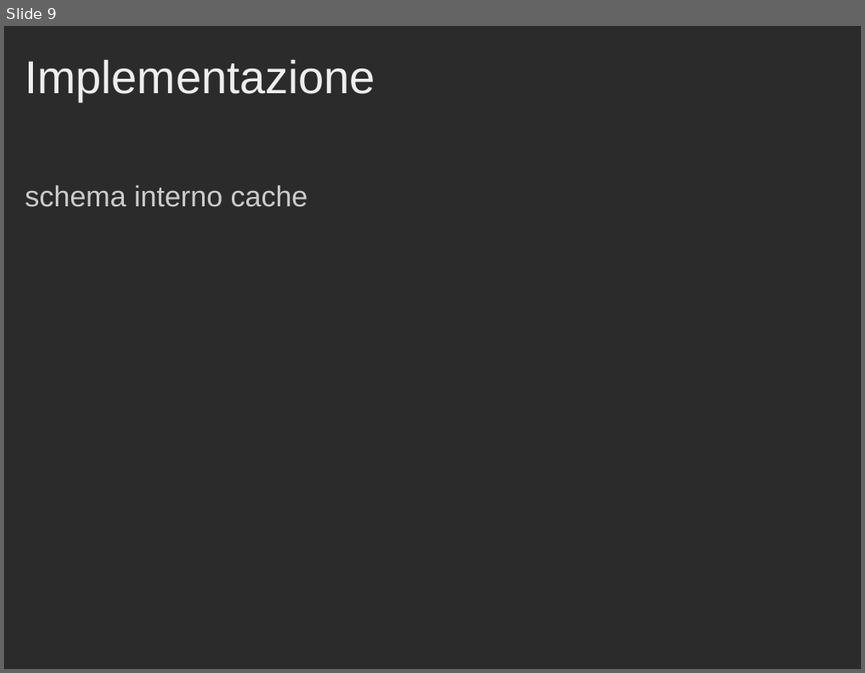
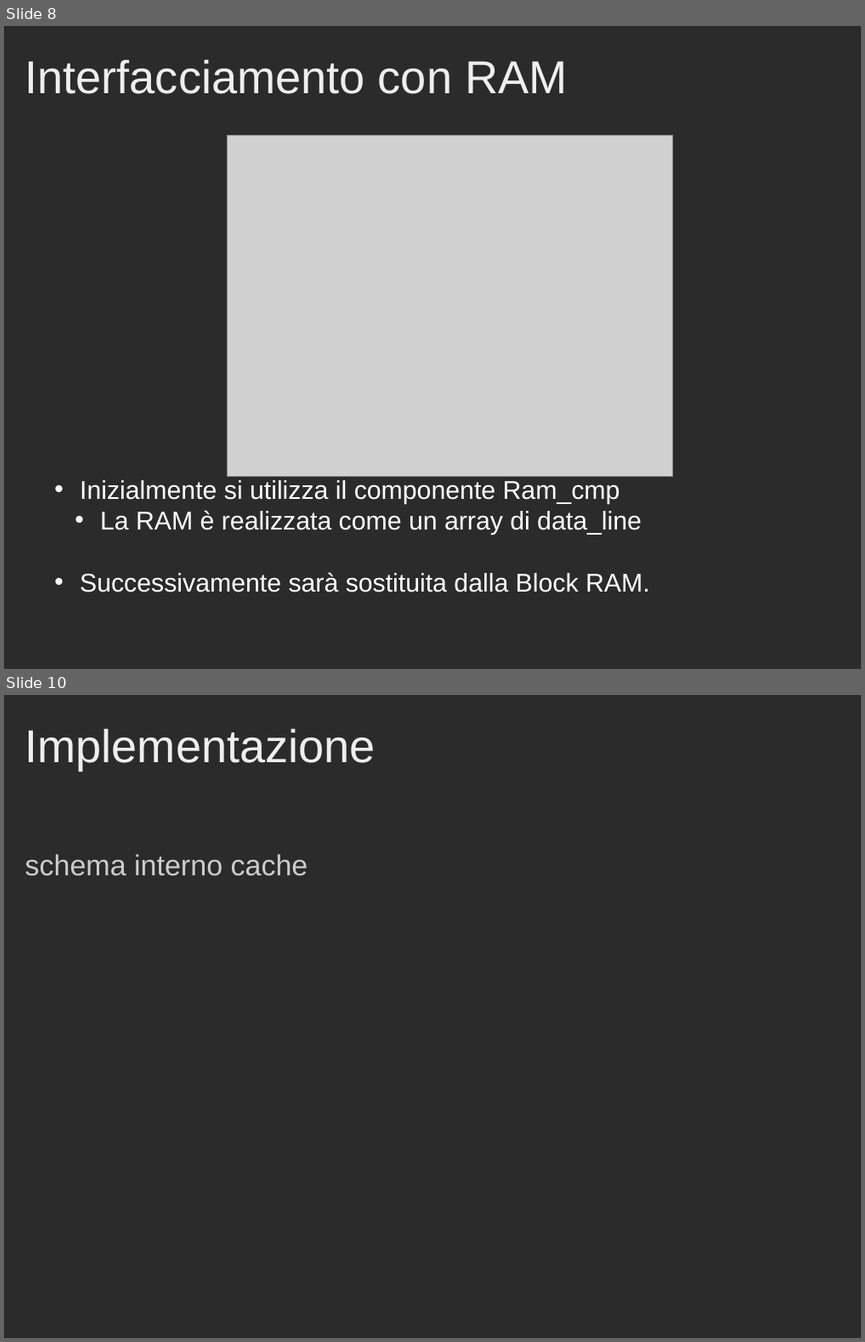
Before and after one commit to Muffo/dlxcache, a slide deck: Presentazione_Progetto_Cache.ppt. Shown one above the other, each under a label of ours: slide 9 before the commit, slides 8 and 10 after it; the slides between them are not shown. The pictures are 865x673 and 865x1342 pixels, drawn with LibreOffice and Linux fonts; fonts in the diff are those of the drawing; grey boxes stand for pictures; background and template pictures are left out; a plain dark background stands for a picture behind light text. Boxes give left, top, right and bottom in pixels: in the first picture for what was removed or moved away, otherwise in the second. Text is boxed around its words. In the diff, an @@ line names an element or a change of style, - is before the commit and + after.

```diff
--- a/Presentazione_Progetto_Cache.ppt
+++ b/Presentazione_Progetto_Cache.ppt
@@ slide 8 added at (x1=4, y1=26, x2=861, y2=669), background picture (left out) @@
@@ title added at (x1=25, y1=59, x2=567, y2=94), 43 pt, text #EEEEEE @@
+Interfacciamento con RAM
@@ picture added at (x1=227, y1=136, x2=672, y2=476) @@
@@ text added at (x1=80, y1=480, x2=650, y2=592), 24 pt, text #FFFFFF @@
+• Inizialmente si utilizza il componente Ram_cmp
+  • La RAM è realizzata come un array di data_line
+• Successivamente sarà sostituita dalla Block RAM.
@@ what was slide 9 is now slide 10 @@
```
Also in this commit, not shown: 10 slides changed, 5 other slides added, 5 slides removed, 1 other file.
